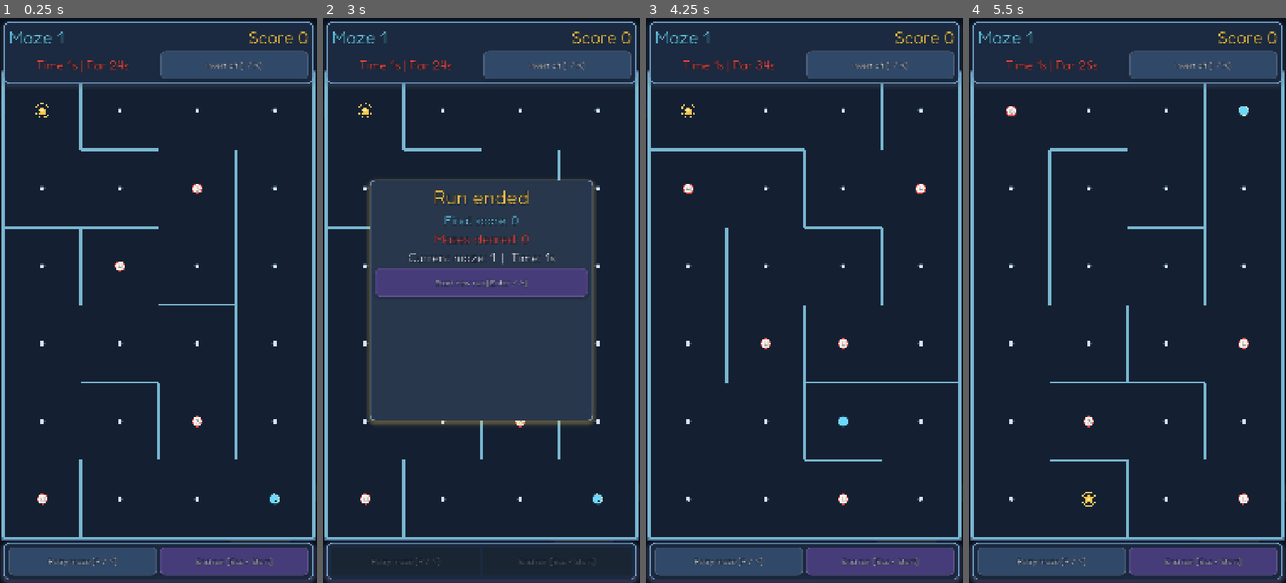
Above: before the commit, frames 1-4 (left to right).
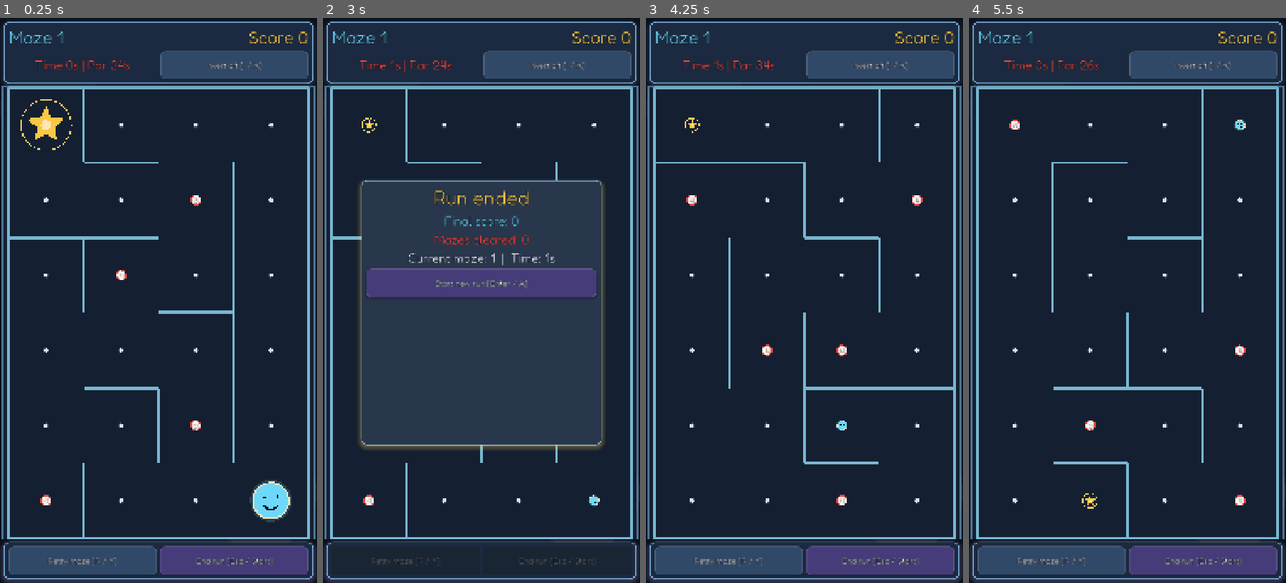
Above: after the commit, the same moments.

Repository: Ninjinkai/maze-point
Game: Godot game, scene res://node_2d.tscn
The game is run twice, just before and just after one commit, with the same random seed, the same clock (stepped at 60 frames per second) and the same inputs.
Inputs:
- Up to frame 1 (0.25 s): no input
- Up to frame 2 (3 s): click "Retry maze [R / Y]" at 0.5 s; click "Retry maze [R / Y]" at 1.25 s; click "Retry maze [R / Y]" at 2 s; click "End run [Esc / Start]" at 2.75 s
- Up to frame 3 (4.25 s): click "Start new run [Enter / A]" at 3.5 s
- Up to frame 4 (5.5 s): click "End run [Esc / Start]" at 4.25 s; click "Start new run [Enter / A]" at 5 s

The runs differ from the first frame. In frame 1, 10% of the frame differs, in the area x 0-100%, y 7-100%; in frame 2, 14%, in the area x 0-100%, y 9-100%; in frame 3, 8.8%; in frame 4, 9.1%.

Commit message:
Polish maze animation flow
Co-authored-by: Copilot <223556219+Copilot@users.noreply.github.com>

Diff:
--- a/scripts/game.gd
+++ b/scripts/game.gd
@@ -5,6 +5,10 @@
 const DARK_TEXT_COLOR := Color("102030")
 const DARK_OUTLINE_COLOR := Color("09111d")
 const LIGHT_OUTLINE_COLOR := Color("eef4ff")
+const MARKER_INTRO_DURATION := 0.5
+const MARKER_INTRO_START_SCALE := 4.0
+const MOVE_ANIMATION_DURATION := 0.14
+const GOAL_CLEAR_DURATION := 0.32
 const AUTO_ADVANCE_SECONDS := 2.8
 const JOYPAD_DEADZONE := 0.38
 const JOYPAD_TRIGGER := 0.72
@@ -41,6 +45,12 @@
 var par_time_seconds: int = 0
 var completed: bool = false
 var pulse_time: float = 0.0
+var marker_intro_elapsed: float = MARKER_INTRO_DURATION
+var move_animation_elapsed: float = MOVE_ANIMATION_DURATION
+var goal_clear_elapsed: float = GOAL_CLEAR_DURATION
+var move_animation_from: Vector2 = Vector2.ZERO
+var move_animation_to: Vector2 = Vector2.ZERO
+var pending_goal_completion: bool = false
 var joypad_x_state: int = 0
 var joypad_y_state: int = 0
 var run_total_score: int = 0
@@ -81,6 +91,8 @@
 var retry_button: Button
 var end_run_button: Button
 var splash_action_button: Button
+var splash_retry_button: Button
+var splash_end_run_button: Button
 var invert_button: Button
 var splash_center: CenterContainer
 var top_panel: PanelContainer
@@ -114,22 +126,53 @@
 		last_viewport_size = viewport_size
 		_refresh_ui_layout()
 	if splash_mode == SplashMode.NONE and not completed:
-		level_elapsed_time += delta
+		if _is_marker_intro_active():
+			marker_intro_elapsed = minf(marker_intro_elapsed + delta, MARKER_INTRO_DURATION)
+		elif _is_move_animation_active():
+			move_animation_elapsed = minf(move_animation_elapsed + delta, MOVE_ANIMATION_DURATION)
+			if not _is_move_animation_active() and pending_goal_completion:
+				goal_clear_elapsed = 0.0
+				pending_goal_completion = false
+		elif _is_goal_clear_active():
+			goal_clear_elapsed = minf(goal_clear_elapsed + delta, GOAL_CLEAR_DURATION)
+			if not _is_goal_clear_active():
+				_finish_level_complete()
+		else:
+			level_elapsed_time += delta
 		_update_ui()
 	queue_redraw()
 
 
 func _unhandled_input(event: InputEvent) -> void:
 	if event.is_action_pressed(ACTION_ACCEPT):
+		if splash_mode == SplashMode.NONE and _has_active_animation():
+			_skip_active_animations()
+			return
 		if splash_mode == SplashMode.RUN_COMPLETE or splash_mode == SplashMode.LEVEL_COMPLETE:
 			_handle_splash_action()
 		return
 
+	if event.is_action_pressed(ACTION_RETRY) and splash_mode == SplashMode.LEVEL_COMPLETE:
+		_handle_splash_retry()
+		return
+
+	if event.is_action_pressed(ACTION_END_RUN) and splash_mode == SplashMode.LEVEL_COMPLETE:
+		_handle_splash_end_run()
+		return
+
 	if event.is_action_pressed(ACTION_INVERT):
 		_toggle_invert_colors()
 		return
 
 	if splash_mode == SplashMode.RUN_COMPLETE or splash_mode == SplashMode.LEVEL_COMPLETE or completed:
+		return
+
+	if _is_skip_input_event(event):
+		_skip_active_animations()
+		if splash_mode != SplashMode.NONE or completed:
+			return
+
+	if _is_marker_intro_active() or _is_goal_clear_active():
 		return
 
 	if event.is_action_pressed(ACTION_RETRY):
@@ -192,6 +235,10 @@
 	var player_radius: float = clampf(cell_size * 0.19, 8.0, 17.0)
 	var goal_radius: float = clampf(cell_size * 0.21, 9.0, 18.0)
 	var bonus_radius: float = clampf(cell_size * 0.18, 9.0, 18.0)
+	var goal_intro_scale: float = _get_marker_intro_scale(goal_radius)
+	var player_intro_scale: float = _get_marker_intro_scale(player_radius)
+	var goal_clear_scale: float = _get_goal_clear_scale()
+	var player_clear_scale: float = _get_player_clear_scale()
 	var pulse: float = 0.84 + 0.16 * sin(pulse_time * 4.0)
 
 	for y in range(maze_height):
@@ -226,8 +273,8 @@
 			continue
 		_draw_bonus_marker(_cell_to_screen(bonus_cell), bonus_radius, pulse, int(level_bonus_values[bonus_cell]))
 
-	_draw_goal_marker(_cell_to_screen(goal_cell), goal_radius, pulse)
-	_draw_player_marker(_cell_to_screen(player_cell), player_radius, pulse)
+	_draw_goal_marker(_cell_to_screen(goal_cell), goal_radius * goal_intro_scale * goal_clear_scale, pulse)
+	_draw_player_marker(_get_player_draw_position(), player_radius * player_intro_scale * player_clear_scale, pulse)
 
 
 func _start_new_run() -> void:
@@ -255,6 +302,10 @@
 	splash_mode = SplashMode.NONE
 	joypad_x_state = 0
 	joypad_y_state = 0
+	marker_intro_elapsed = 0.0
+	move_animation_elapsed = MOVE_ANIMATION_DURATION
+	goal_clear_elapsed = GOAL_CLEAR_DURATION
+	pending_goal_completion = false
 	_set_footer_enabled(true)
 	_set_splash_visible(false)
 
@@ -272,6 +323,8 @@
 	cells = maze["cells"]
 	goal_cell = maze["goal"]
 	player_cell = maze["start"]
+	move_animation_from = Vector2(player_cell)
+	move_animation_to = Vector2(player_cell)
 	solution_path = maze["solution_path"]
 	optimal_steps = maze["solution_length"]
 	perfect_score = maze["perfect_score"]
@@ -338,7 +391,11 @@
 
 
 func _move_player_to(target_cell: Vector2i) -> void:
+	var previous_cell: Vector2i = player_cell
 	player_cell = target_cell
+	move_animation_from = Vector2(previous_cell)
+	move_animation_to = Vector2(target_cell)
+	move_animation_elapsed = 0.0
 	player_steps += 1
 	_collect_bonus_at(player_cell)
 
@@ -361,6 +418,10 @@
 
 
 func _complete_level() -> void:
+	pending_goal_completion = true
+
+
+func _finish_level_complete() -> void:
 	completed = true
 	splash_mode = SplashMode.LEVEL_COMPLETE
 	run_total_score += _current_level_score()
@@ -397,16 +458,19 @@
 	splash_stars_label.add_theme_color_override("font_color", goal_color)
 	splash_caption_label.visible = false
 	splash_caption_label.text = ""
-	splash_action_button.text = _get_splash_action_text()
+	splash_action_button.text = "Continue [Enter / A]"
 	splash_action_button.visible = true
+	splash_retry_button.visible = true
+	splash_end_run_button.visible = true
 	_set_splash_visible(true)
 
 
 func _show_run_complete_splash() -> void:
+	var include_current_level: bool = not completed and splash_mode != SplashMode.LEVEL_COMPLETE
 	splash_mode = SplashMode.RUN_COMPLETE
 	completed = true
 	_set_footer_enabled(false)
-	var final_score: int = _current_run_total_score()
+	var final_score: int = run_total_score + (_current_level_score() if include_current_level else 0)
 	splash_title_label.text = "Run ended"
 	splash_score_label.text = "Final score: %d" % final_score
 	splash_optimal_label.text = "Mazes cleared: %d" % run_levels_cleared
@@ -416,6 +480,8 @@
 	splash_caption_label.text = ""
 	splash_action_button.text = _get_splash_action_text()
 	splash_action_button.visible = true
+	splash_retry_button.visible = false
+	splash_end_run_button.visible = false
 	_set_splash_visible(true)
 
 
@@ -549,6 +615,11 @@
 	return _get_grid_origin(cell_size) + (Vector2(cell.x, cell.y) + Vector2.ONE * 0.5) * cell_size
 
 
+func _cell_vector_to_screen(cell: Vector2) -> Vector2:
+	var cell_size: float = _get_cell_size()
+	return _get_grid_origin(cell_size) + (cell + Vector2.ONE * 0.5) * cell_size
+
+
 func _get_tap_radius() -> float:
 	return maxf(_get_cell_size() * 0.28, 28.0)
 
@@ -652,6 +723,16 @@
 	splash_action_button = _make_button(_get_splash_action_text())
 	splash_action_button.pressed.connect(_handle_splash_action)
 	splash_content.add_child(splash_action_button)
+
+	splash_retry_button = _make_button("Retry maze [R / Y]")
+	splash_retry_button.pressed.connect(_handle_splash_retry)
+	splash_retry_button.visible = false
+	splash_content.add_child(splash_retry_button)
+
+	splash_end_run_button = _make_button("End run [Esc / Start]")
+	splash_end_run_button.pressed.connect(_handle_splash_end_run)
+	splash_end_run_button.visible = false
+	splash_content.add_child(splash_end_run_button)
 
 	_apply_palette_to_ui()
 
@@ -669,6 +750,24 @@
 			_advance_to_next_level()
 		SplashMode.RUN_COMPLETE:
 			_start_new_run()
+
+
+func _handle_splash_retry() -> void:
+	if splash_mode != SplashMode.LEVEL_COMPLETE:
+		return
+
+	run_total_score = maxi(run_total_score - _current_level_score(), 0)
+	run_levels_cleared = maxi(run_levels_cleared - 1, 0)
+	splash_mode = SplashMode.NONE
+	completed = false
+	_restart_level()
+
+
+func _handle_splash_end_run() -> void:
+	if splash_mode != SplashMode.LEVEL_COMPLETE:
+		return
+
+	_show_run_complete_splash()
 
 
 func _configure_input_actions() -> void:
@@ -704,6 +803,25 @@
 		InputMap.action_add_event(action_name, event)
 
 
+func _is_skip_input_event(event: InputEvent) -> bool:
+	if event is InputEventScreenTouch:
+		var screen_touch: InputEventScreenTouch = event
+		return screen_touch.pressed
+	if event is InputEventMouseButton:
+		var mouse_button: InputEventMouseButton = event
+		return mouse_button.pressed and mouse_button.button_index == MOUSE_BUTTON_LEFT
+	if event is InputEventKey:
+		var key_event: InputEventKey = event
+		return key_event.pressed and not key_event.echo
+	if event is InputEventJoypadButton:
+		var joypad_button: InputEventJoypadButton = event
+		return joypad_button.pressed
+	if event is InputEventJoypadMotion:
+		var joypad_motion: InputEventJoypadMotion = event
+		return absf(joypad_motion.axis_value) >= JOYPAD_TRIGGER
+	return false
+
+
 func _get_splash_action_text() -> String:
 	if splash_mode == SplashMode.RUN_COMPLETE:
 		return "Start new run [Enter / A]"
@@ -734,6 +852,80 @@
 	var label: Label = Label.new()
 	label.horizontal_alignment = HORIZONTAL_ALIGNMENT_CENTER
 	return label
+
+
+func _is_marker_intro_active() -> bool:
+	return marker_intro_elapsed < MARKER_INTRO_DURATION
+
+
+func _is_goal_clear_active() -> bool:
+	return goal_clear_elapsed < GOAL_CLEAR_DURATION
+
+
+func _is_move_animation_active() -> bool:
+	return move_animation_elapsed < MOVE_ANIMATION_DURATION
+
+
+func _has_active_animation() -> bool:
+	return _is_marker_intro_active() or _is_move_animation_active() or _is_goal_clear_active()
+
+
+func _skip_active_animations() -> void:
+	marker_intro_elapsed = MARKER_INTRO_DURATION
+	if _is_goal_clear_active():
+		move_animation_elapsed = MOVE_ANIMATION_DURATION
+		goal_clear_elapsed = GOAL_CLEAR_DURATION
+		pending_goal_completion = false
+		_finish_level_complete()
+		return
+	if _is_move_animation_active():
+		move_animation_elapsed = MOVE_ANIMATION_DURATION
+		if pending_goal_completion:
+			goal_clear_elapsed = 0.0
+			pending_goal_completion = false
+		return
+	move_animation_elapsed = MOVE_ANIMATION_DURATION
+	goal_clear_elapsed = GOAL_CLEAR_DURATION
+
+
+func _get_marker_intro_scale(base_radius: float) -> float:
+	if not _is_marker_intro_active():
+		return 1.0
+
+	var viewport_size: Vector2 = get_viewport_rect().size
+	var target_start_radius: float = minf(viewport_size.x, viewport_size.y) * 0.36
+	var start_scale: float = maxf(MARKER_INTRO_START_SCALE, target_start_radius / maxf(base_radius, 1.0))
+	var progress: float = clampf(marker_intro_elapsed / MARKER_INTRO_DURATION, 0.0, 1.0)
+	var eased_progress: float = 1.0 - pow(1.0 - progress, 3.0)
+	return lerpf(start_scale, 1.0, eased_progress)
+
+
+func _get_player_draw_position() -> Vector2:
+	if not _is_move_animation_active():
+		return _cell_to_screen(player_cell)
+
+	var progress: float = clampf(move_animation_elapsed / MOVE_ANIMATION_DURATION, 0.0, 1.0)
+	var eased_progress: float = 1.0 - pow(1.0 - progress, 3.0)
+	var animated_cell: Vector2 = move_animation_from.lerp(move_animation_to, eased_progress)
+	return _cell_vector_to_screen(animated_cell)
+
+
+func _get_goal_clear_scale() -> float:
+	if not _is_goal_clear_active():
+		return 1.0
+
+	var progress: float = clampf(goal_clear_elapsed / GOAL_CLEAR_DURATION, 0.0, 1.0)
+	var wave: float = sin(progress * PI)
+	return 1.0 + wave * 0.5
+
+
+func _get_player_clear_scale() -> float:
+	if not _is_goal_clear_active():
+		return 1.0
+
+	var progress: float = clampf(goal_clear_elapsed / GOAL_CLEAR_DURATION, 0.0, 1.0)
+	var eased_progress: float = 1.0 - pow(1.0 - progress, 3.0)
+	return lerpf(1.24, 0.92, eased_progress)
 
 
 func _apply_palette(level_value: int) -> void:
@@ -815,6 +1007,12 @@
 	splash_action_button.add_theme_stylebox_override("normal", _make_button_style(end_button_color))
 	splash_action_button.add_theme_stylebox_override("hover", _make_button_style(end_button_hover_color))
 	splash_action_button.add_theme_stylebox_override("pressed", _make_button_style(end_button_pressed_color))
+	splash_retry_button.add_theme_stylebox_override("normal", _make_button_style(retry_button_color))
+	splash_retry_button.add_theme_stylebox_override("hover", _make_button_style(retry_button_hover_color))
+	splash_retry_button.add_theme_stylebox_override("pressed", _make_button_style(retry_button_pressed_color))
+	splash_end_run_button.add_theme_stylebox_override("normal", _make_button_style(end_button_color))
+	splash_end_run_button.add_theme_stylebox_override("hover", _make_button_style(end_button_hover_color))
+	splash_end_run_button.add_theme_stylebox_override("pressed", _make_button_style(end_button_pressed_color))
 
 	splash_title_label.add_theme_color_override("font_color", goal_color)
 	splash_title_label.add_theme_color_override("font_outline_color", outline_color)
@@ -834,10 +1032,13 @@
 		return
 
 	var margin: float = _get_outer_margin()
+	_apply_ui_metrics()
 	var top_height: float = _get_top_hud_height()
 	var bottom_height: float = _get_bottom_hud_height()
-	var splash_width: float = minf(get_viewport_rect().size.x - margin * 2.0, 760.0 * _get_ui_scale())
-	var splash_height: float = minf(get_viewport_rect().size.y - margin * 3.0, 820.0 * _get_ui_scale())
+	var viewport_size: Vector2 = get_viewport_rect().size
+	var available_middle_height: float = maxf(viewport_size.y - top_height - bottom_height - margin * 4.0, 280.0 * _get_ui_scale())
+	var splash_width: float = minf(viewport_size.x - margin * 2.0, 820.0 * _get_ui_scale())
+	var splash_height: float = minf(available_middle_height, 900.0 * _get_ui_scale())
 
 	top_panel.offset_left = margin
 	top_panel.offset_top = margin
@@ -850,12 +1051,10 @@
 	bottom_panel.offset_bottom = -margin
 
 	splash_center.offset_left = margin
-	splash_center.offset_top = margin
+	splash_center.offset_top = top_height
 	splash_center.offset_right = -margin
-	splash_center.offset_bottom = -margin
+	splash_center.offset_bottom = -bottom_height
 	splash_panel.custom_minimum_size = Vector2(splash_width, splash_height)
-
-	_apply_ui_metrics()
 
 
 func _apply_ui_metrics() -> void:
@@ -890,6 +1089,8 @@
 	_apply_button_style_metrics(end_run_button, button_size)
 	_apply_button_style_metrics(invert_button, button_size)
 	_apply_button_style_metrics(splash_action_button, button_size)
+	_apply_button_style_metrics(splash_retry_button, button_size)
+	_apply_button_style_metrics(splash_end_run_button, button_size)
 
 
 func _apply_label_style(label: Label, font_size: int, outline_size: int, color: Color) -> void:
@@ -915,11 +1116,17 @@
 
 
 func _get_top_hud_height() -> float:
-	return BASE_TOP_HUD_HEIGHT * _get_ui_scale()
+	var base_height: float = BASE_TOP_HUD_HEIGHT * _get_ui_scale()
+	if top_panel == null:
+		return base_height
+	return minf(maxf(base_height, top_panel.get_combined_minimum_size().y + _get_outer_margin() * 2.0), get_viewport_rect().size.y * 0.26)
 
 
 func _get_bottom_hud_height() -> float:
-	return BASE_BOTTOM_HUD_HEIGHT * _get_ui_scale()
+	var base_height: float = BASE_BOTTOM_HUD_HEIGHT * _get_ui_scale()
+	if bottom_panel == null:
+		return base_height
+	return minf(maxf(base_height, bottom_panel.get_combined_minimum_size().y + _get_outer_margin() * 2.0), get_viewport_rect().size.y * 0.24)
 
 
 func _get_outer_margin() -> float:
